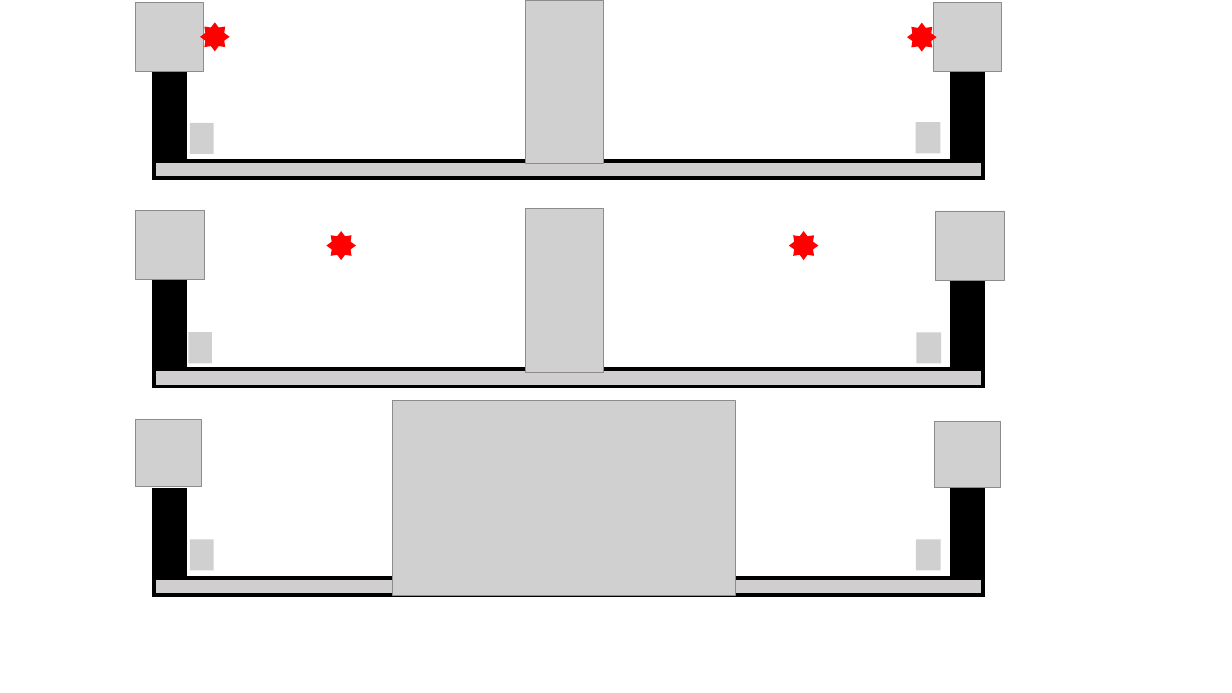
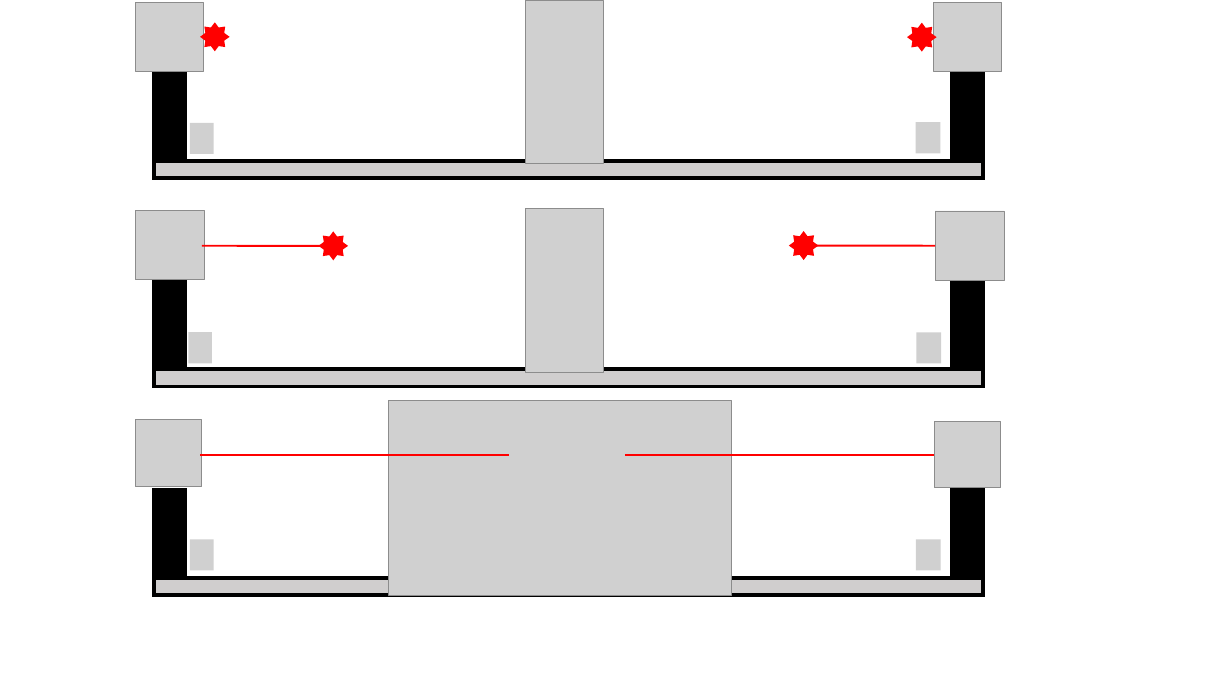
Before and after one commit to OSTP/PhysicsArtofModelling, a slide deck: slide 13 of tex/figures/SpecialRelativity/Figures.pptx. Drawn at 1232x693 pixels with LibreOffice and Linux fonts; fonts in the diff are those of the drawing; grey boxes stand for pictures. Boxes give left, top, right and bottom in pixels: in the first picture for what was removed or moved away, otherwise in the second. Text is boxed around its words. In the diff, an @@ line names an element or a change of style, - is before the commit and + after.

```diff
--- a/tex/figures/SpecialRelativity/Figures.pptx
+++ b/tex/figures/SpecialRelativity/Figures.pptx
@@ sun: place and size @@
-sun at (330, 235, 353, 257)
+sun at (322, 235, 345, 257)
@@ group added at (201, 246, 935, 455): 4 lines @@
@@ picture: place and size @@
-picture at (393, 401, 736, 595)
+picture at (388, 401, 731, 595)
```
Also in this commit, not shown: 2 other slides changed, 4 other files.
